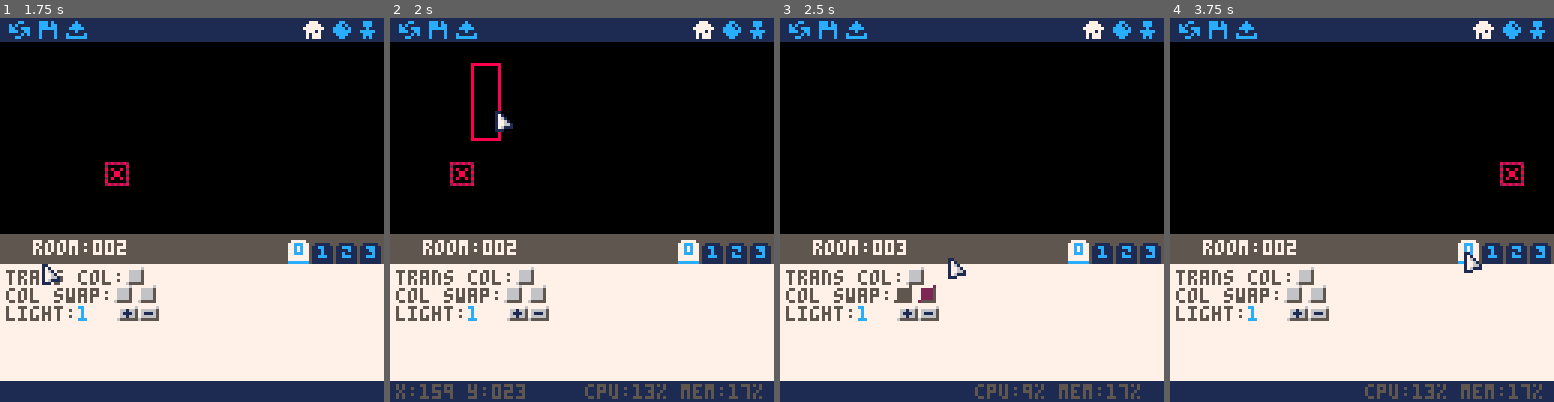
Above: before the commit, frames 1-4 (left to right).
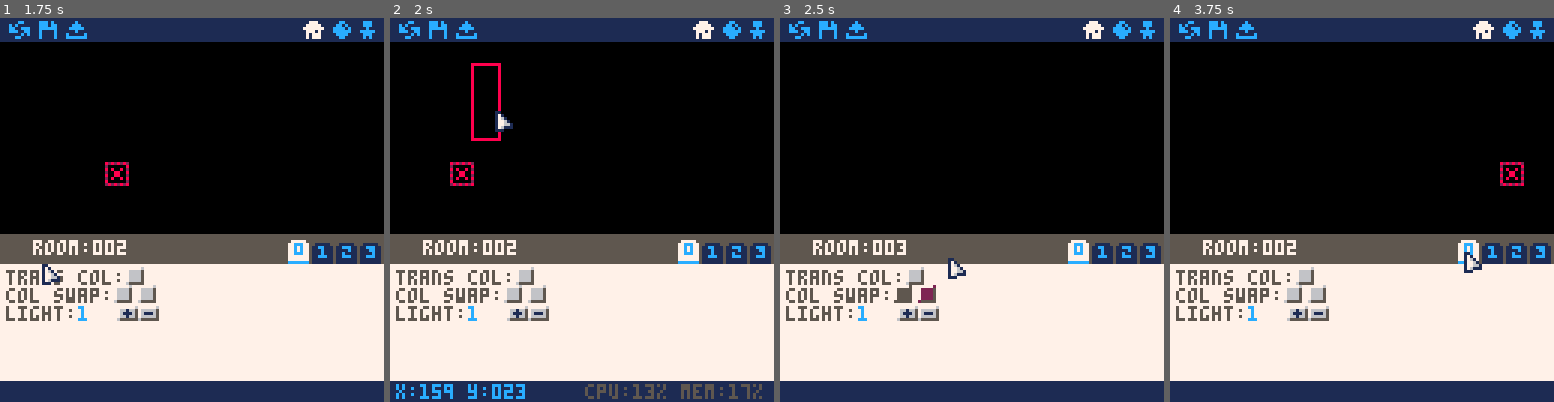
Above: after the commit, the same moments.

Repository: Liquidream/scumm-8
Game: PICO-8 cartridge editor/editor.p8
Two runs of this game, one before a commit and one after it. Both use one fixed random seed, a clock stepped at 60 frames per second and the inputs below.
Inputs (mouse positions are in pixels of both pictures, inside the frame that each line leads up to):
- Up to frame 1 (1.75 s): tap X (X key) at 0.33, 1.07 s; click (280, 121) at 0.67 s; tap O (Z key) at 0.7, 1.7 s; click (46, 267) at 1.22 s; hold Right from 1.6 s (still down)
- Up to frame 2 (2 s): keep holding Right; click (497, 114) at 1.77 s; tap X (X key) at 1.85 s
- Up to frame 3 (2.5 s): release Right at 2.1 s; tap O (Z key) at 2.1 s; hold Up 2.15-2.42 s; click (952, 259) at 2.32 s; hold Right from 2.47 s (still down)
- Up to frame 4 (3.75 s): tap O (Z key) every 0.4 s from 2.5 to 3.7 s; click (1404, 106) at 2.87 s; tap X (X key) at 2.97 s; release Right at 3.03 s; hold Left 3.08-3.58 s; click (1465, 256) at 3.42 s; hold Down from 3.63 s (still down)

Frame 1 is identical in both runs. In frame 2, 0.5% of the frame differs, in the area x 1-36%, y 95-100%; in frame 3, 0.6%; in frame 4, 0.7%, in the area x 50-97%, y 95-100%.

Commit message:
Property pages

Diff:
--- a/editor/editor.p8
+++ b/editor/editor.p8
@@ -194,7 +194,7 @@
  p.name="panel status"
  gui:add_child(p, 0, 121)
 
- local l=label.new(status_label, gui_bg2)
+ local l=label.new(status_label, gui_fg1) --gui_bg2)
  l.name="info"
  p:add_child(l, 2, 1)
 
@@ -400,6 +400,10 @@
 		elseif cursor_x >= 120 and cursor_x <= 126 then
 			gui_tabs_value = 4
 		end
+
+		-- update property page number (temp!)
+		prop_page_num = gui_tabs_value -1
+		create_ui_props(prop_page_num)
 	end
 end
 
@@ -571,7 +575,7 @@
 
 	-- show tabs
 	gui_tabs_visible = true
-	gui_tabs_value = 1
+	gui_tabs_value = pagenum+1
 
 	-- go through all available properties
 	for i = 1, min(start_pos+12-1, #prop_definitions) do
@@ -769,7 +773,7 @@
 --  end
 
  if not gui:mouse_blocked() then
-  -- mouse is not over a panel
+  -- mouse is over stage view
 	if cursor_y-stage_top >= 0
 	 and cursor_y-stage_top < 64 then
 		return "x:"..pad_3(cursor_x+cam_x).." y:"..pad_3(cursor_y-stage_top)
@@ -797,12 +801,19 @@
 
 
 function cpu_label()
+
 	-- check no status text being displayed
-	local w=gui.clicked_widget or gui.widget_under_mouse
-	if w and w.desc then
-		return ""
+	--local w=gui.clicked_widget or gui.widget_under_mouse
+	-- if w and w.desc then
+	-- 	return ""
+	-- else
+
+	-- mouse is over stage view
+	if cursor_y-stage_top >= 0
+	 and cursor_y-stage_top < 64 then
+		return "cpu:"..flr(100*stat(1)).."% mem:"..flr(stat(0)/1024*100).."%"
 	else
-		return "cpu:"..flr(100*stat(1)).."% mem:"..flr(stat(0)/1024*100).."%"
+ 		return ""
 	end
 end
 
